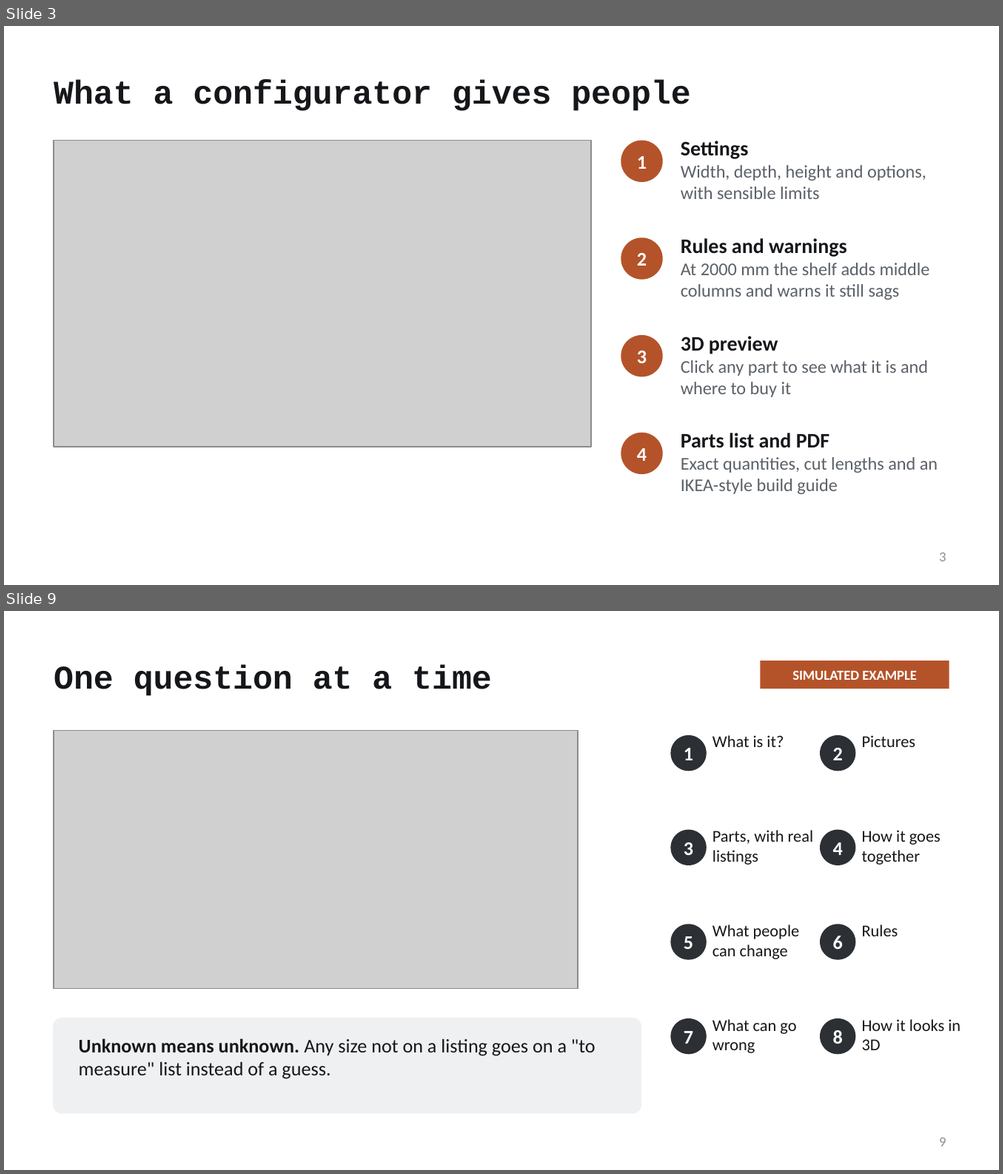
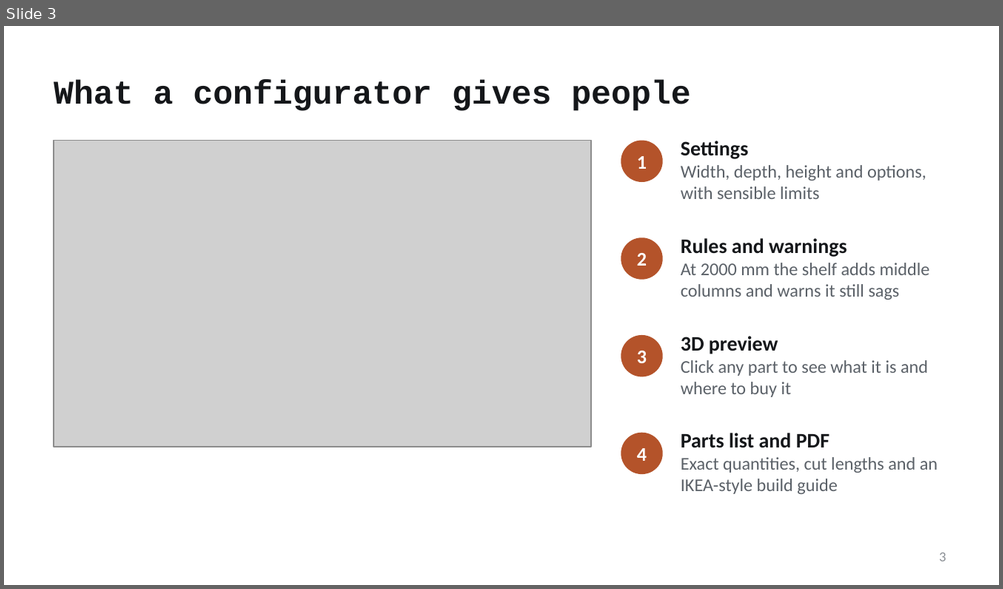
Before and after one commit to mfprado/acrylic-furniture, a slide deck: docs/contributing-guide.pptx. Shown one above the other, each under a label of ours: slides 3 and 9 before the commit, slide 3 after it; the slides between them are not shown. The pictures are 1003x1174 and 1003x589 pixels, drawn with LibreOffice and Linux fonts; fonts in the diff are those of the drawing; grey boxes stand for pictures. Boxes give left, top, right and bottom in pixels: in the first picture for what was removed or moved away, otherwise in the second. Text is boxed around its words. In the diff, an @@ line names an element or a change of style, - is before the commit and + after.

```diff
--- a/docs/contributing-guide.pptx
+++ b/docs/contributing-guide.pptx
@@ slide 9 removed at (x1=4, y1=611, x2=999, y2=1170), background #FFFFFF @@
@@ title removed at (x1=54, y1=665, x2=492, y2=696) @@
-One question at a time
@@ rectangle removed at (x1=760, y1=661, x2=949, y2=689) @@
-SIMULATED EXAMPLE
@@ picture removed at (x1=54, y1=730, x2=578, y2=989) @@
@@ ellipse removed at (x1=670, y1=735, x2=706, y2=771) @@
-1
@@ text removed at (x1=712, y1=735, x2=783, y2=747) @@
-What is it?
@@ ellipse removed at (x1=819, y1=735, x2=855, y2=771) @@
-2
@@ text removed at (x1=862, y1=735, x2=916, y2=747) @@
-Pictures
@@ ellipse removed at (x1=670, y1=830, x2=706, y2=866) @@
-3
@@ text removed at (x1=712, y1=830, x2=813, y2=865) @@
-Parts, with real listings
@@ ellipse removed at (x1=819, y1=830, x2=855, y2=866) @@
-4
@@ text removed at (x1=862, y1=830, x2=940, y2=865) @@
-How it goes together
@@ ellipse removed at (x1=670, y1=924, x2=706, y2=960) @@
-5
@@ text removed at (x1=712, y1=925, x2=800, y2=960) @@
-What people can change
@@ ellipse removed at (x1=819, y1=924, x2=855, y2=960) @@
-6
@@ text removed at (x1=862, y1=925, x2=898, y2=937) @@
-Rules
@@ rounded rectangle removed at (x1=54, y1=1019, x2=640, y2=1113) @@
@@ ellipse removed at (x1=670, y1=1019, x2=706, y2=1054) @@
-7
@@ text removed at (x1=712, y1=1019, x2=796, y2=1054) @@
-What can go wrong
@@ ellipse removed at (x1=819, y1=1019, x2=855, y2=1054) @@
-8
@@ text removed at (x1=862, y1=1019, x2=960, y2=1051) @@
-How it looks in 3D
@@ text removed at (x1=79, y1=1039, x2=595, y2=1079) @@
-Unknown means unknown. Any size not on a listing goes on a "to measure" list instead of a guess.
@@ page number removed at (x1=939, y1=1138, x2=945, y2=1147) @@
-9
```
Also in this commit, not shown: 9 slides changed, 8 slides added, 4 other slides removed, 3 other files.
